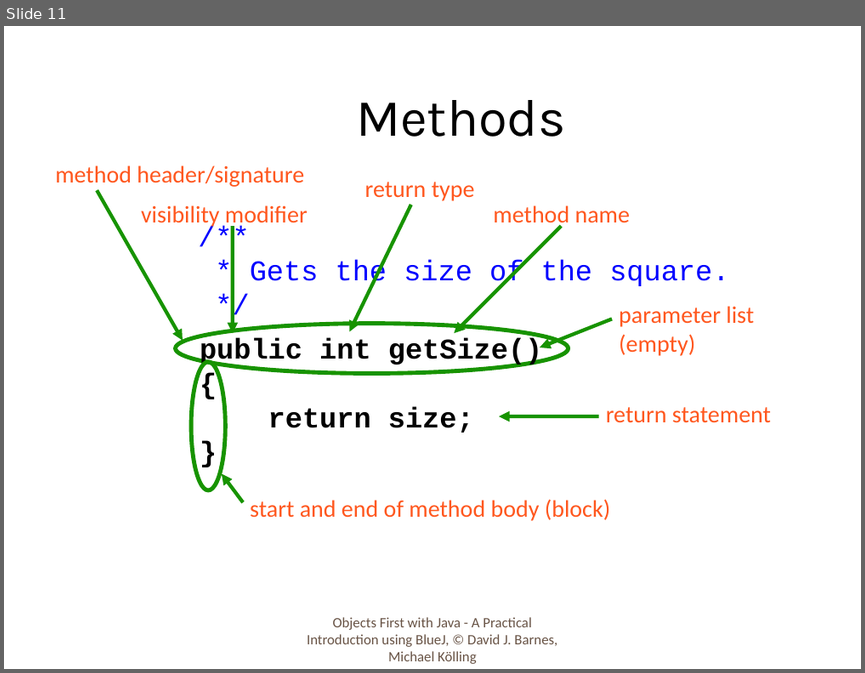
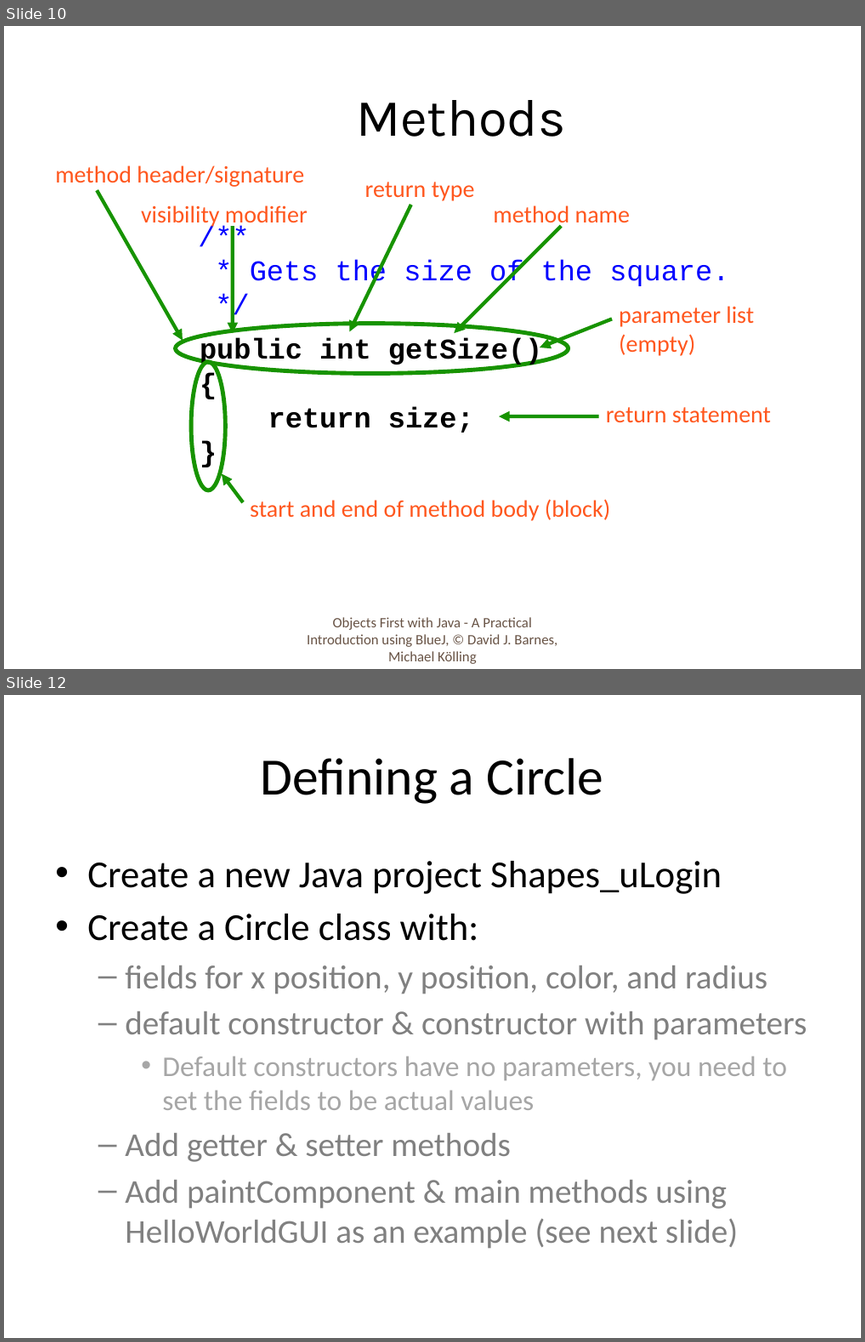
Before and after one commit to emhill/151-S15, a slide deck: src/morea/materials/03-Java-Types.pptx. Shown one above the other, each under a label of ours: slide 11 before the commit, slides 10 and 12 after it; the slides between them are not shown. The pictures are 865x673 and 865x1342 pixels, drawn with LibreOffice and Linux fonts; fonts in the diff are those of the drawing. Boxes give left, top, right and bottom in pixels: in the first picture for what was removed or moved away, otherwise in the second. Text is boxed around its words. In the diff, an @@ line names an element or a change of style, - is before the commit and + after.

```diff
--- a/src/morea/materials/03-Java-Types.pptx
+++ b/src/morea/materials/03-Java-Types.pptx
@@ slide 12 added at <box>4,695,861,1338</box>, background #FFFFFF @@
@@ title added at <box>261,758,603,804</box>, 44 pt, text #000000 @@
+Defining a Circle
@@ text added at <box>87,861,807,1247</box>, 28 pt, text #808080 @@
+• Create a new Java project Shapes_uLogin
+• Create a Circle class with:
+  – fields for x position, y position, color, and radius
+  – default constructor & constructor with parameters
+    • Default constructors have no parameters, you need to set the fields to be actual values
+  – Add getter & setter methods
+  – Add paintComponent & main methods using HelloWorldGUI as an example (see next slide)
@@ what was slide 11 is now slide 10 @@
```
Also in this commit, not shown: 1 slide changed, 2 other slides added, 3 slides removed, 58 other files.
